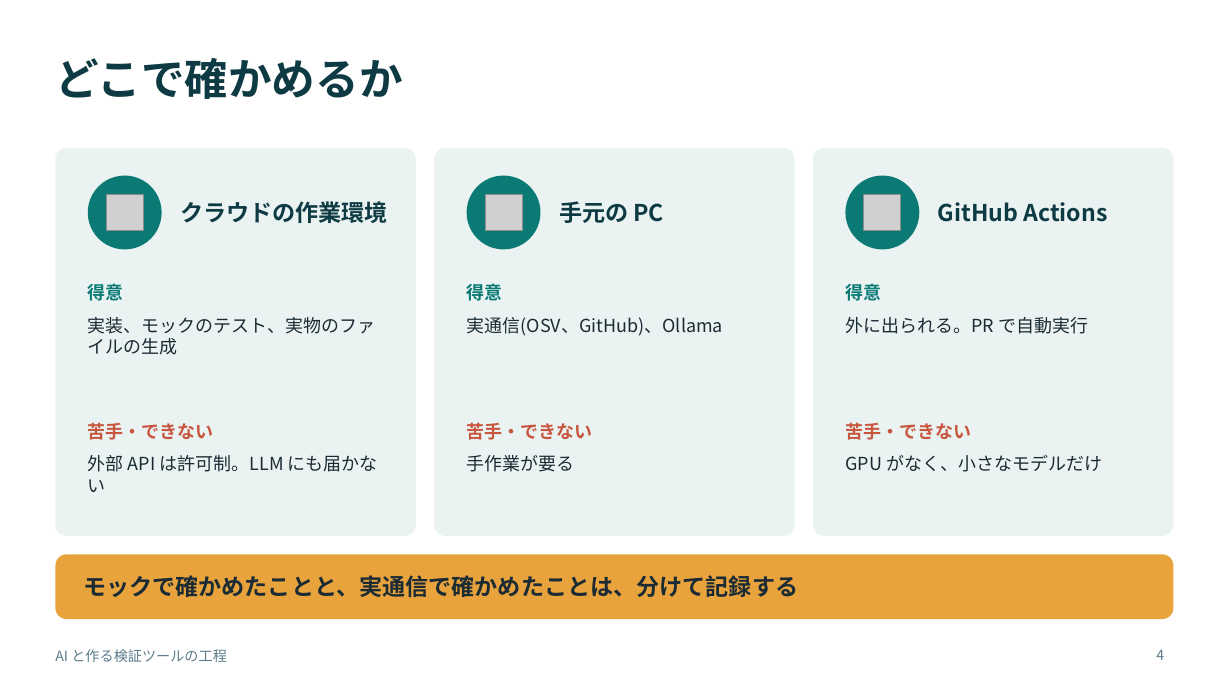
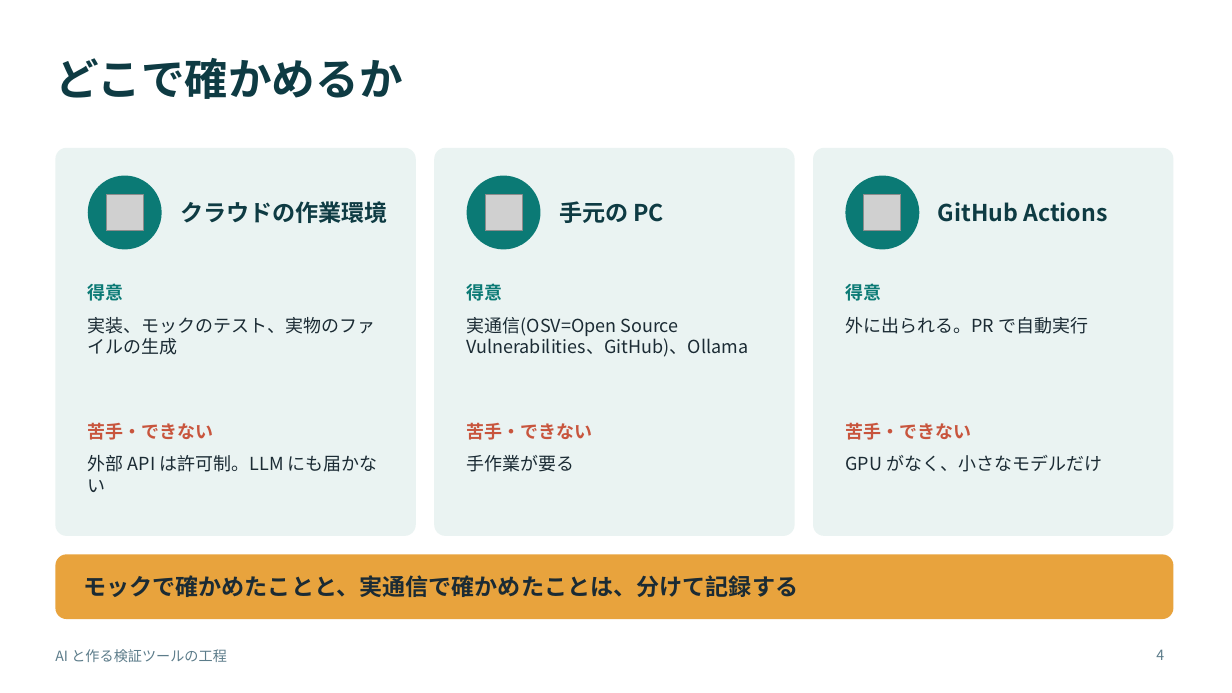
Before and after one commit to w-index-m/ai-agent-attack-defense, a slide deck: slide 4 of docs/ai-built-tools-process.pptx. Drawn at 1232x693 pixels with LibreOffice and Linux fonts; fonts in the diff are those of the drawing; grey boxes stand for pictures. Boxes give left, top, right and bottom in pixels: in the first picture for what was removed or moved away, otherwise in the second. Text is boxed around its words. In the diff, an @@ line names an element or a change of style, - is before the commit and + after.

```diff
--- a/docs/ai-built-tools-process.pptx
+++ b/docs/ai-built-tools-process.pptx
@@ text at (x1=467, y1=317, x2=749, y2=357): text changed @@
-実通信(OSV、GitHub)、Ollama
+実通信(OSV=Open Source Vulnerabilities、GitHub)、Ollama
```
